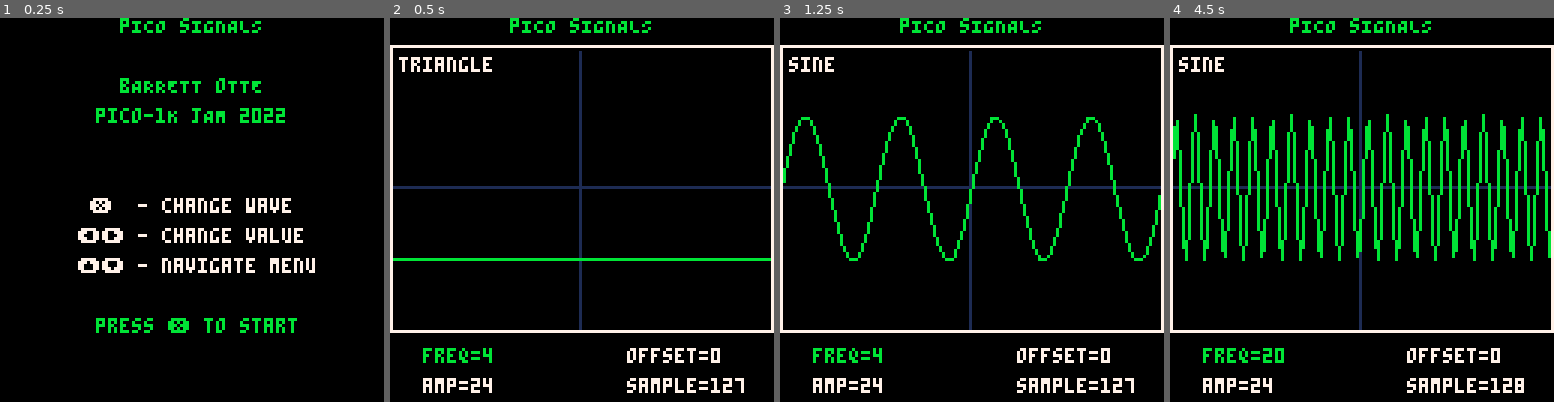
Above: before the commit, frames 1-4 (left to right).
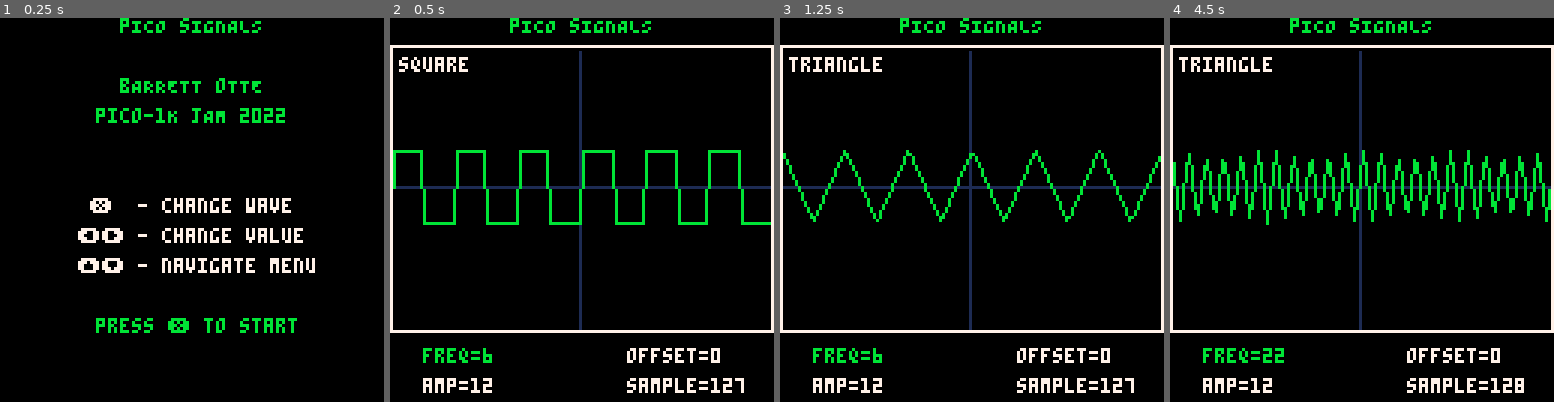
Above: after the commit, the same moments.

Repository: barrettotte/pico-signals
Game: PICO-8 cartridge pico-signals.p8
Same seed, same stepped clock (60 frames per second), same inputs: the game is played once before the commit and once after it.
Inputs:
- Up to frame 1 (0.25 s): no input
- Up to frame 2 (0.5 s): tap X (X key) at 0.33 s
- Up to frame 3 (1.25 s): tap X (X key) at 1.07 s
- Up to frame 4 (4.5 s): hold Right 1.6-2.1 s; tap X (X key) at 1.85, 2.97, 4.08 s; hold Up 2.15-2.42 s; hold Right 2.47-3.03 s; hold Left 3.08-3.58 s; hold Down 3.63-3.97 s; hold Right from 4.02 s (still down)

Frame 1 is identical in both runs. In frame 2, 3.6% of the frame differs, in the area x 0-100%, y 10-98%; in frame 3, 4.3%; in frame 4, 13%.

Commit message:
finish base entry uncompressed

Diff:
--- a/pico-signals.p8
+++ b/pico-signals.p8
@@ -8,8 +8,8 @@
   is_playing = false
 
   sig = {
-    freq = 4,
-    amp = 24,
+    freq = 6,
+    amp = 12,
     offset = 56,
     sample = 127
   }
@@ -23,10 +23,11 @@
     "sine",
     "square",
     "triangle",
+    "sawtooth"
     -- "off"
   }
   setting = 0
-  waveform = 2
+  waveform = 1
   last = time()
 end
 
@@ -119,18 +120,35 @@
   local p = 128 / sig.freq
   local dx = 128 / sig.sample
 
-  for x=0,127,dx do
+  for x=0,128,dx do
     if waveform == 0 then
-      line(x, ceil(sig.amp * sin(x/p) + sig.offset), x+dx, ceil(sig.amp * sin((x+dx) / p) + sig.offset), 11)
+      line(x, sig_sine(x,p), x+dx, sig_sine(x+dx,p), 11)
     elseif waveform == 1 then
-      line(x, sig.amp * min(sgn(sin(x/p)),0) + sig.offset, x+dx, sig.amp * min(sgn(sin((x+dx)/p)),0) + sig.offset, 11)
+      line(x, sig_square(x,p), x+dx, sig_square(x+dx,p), 11)
     elseif waveform == 2 then
-      -- https://en.wikipedia.org/wiki/Triangle_wave  (use general definition)
-      line(x, sig.amp * (1) + sig.offset, x+dx, sig.amp * (1) + sig.offset, 11)
+      line(x, sig_triangle(x,p), x+dx, sig_triangle(x+dx,p), 11)
+    elseif waveform == 3 then
+      line(x, sig_saw(x,p), x+dx, sig_saw(x+dx,p), 11)
     else
       line(x, sig.offset, x+dx, sig.offset, 11)
     end
   end
+end
+
+function sig_sine(t,p)
+  return ceil(sig.amp * sin(t/p) + sig.offset)
+end
+
+function sig_square(t,p)
+  return sig.amp * sgn(sin(t/p)) + sig.offset
+end
+
+function sig_triangle(t,p)
+  return sig.amp * (2*abs(2*((t/p)-flr((t/p)+(1/2))))-1) + sig.offset
+end
+
+function sig_saw(t,p)
+  return sig.amp * ((t/p)-flr((1/2)+(t/p))) + sig.offset
 end
 
 function draw_menu()
Not shown, changed: pico-signals.p8.png
